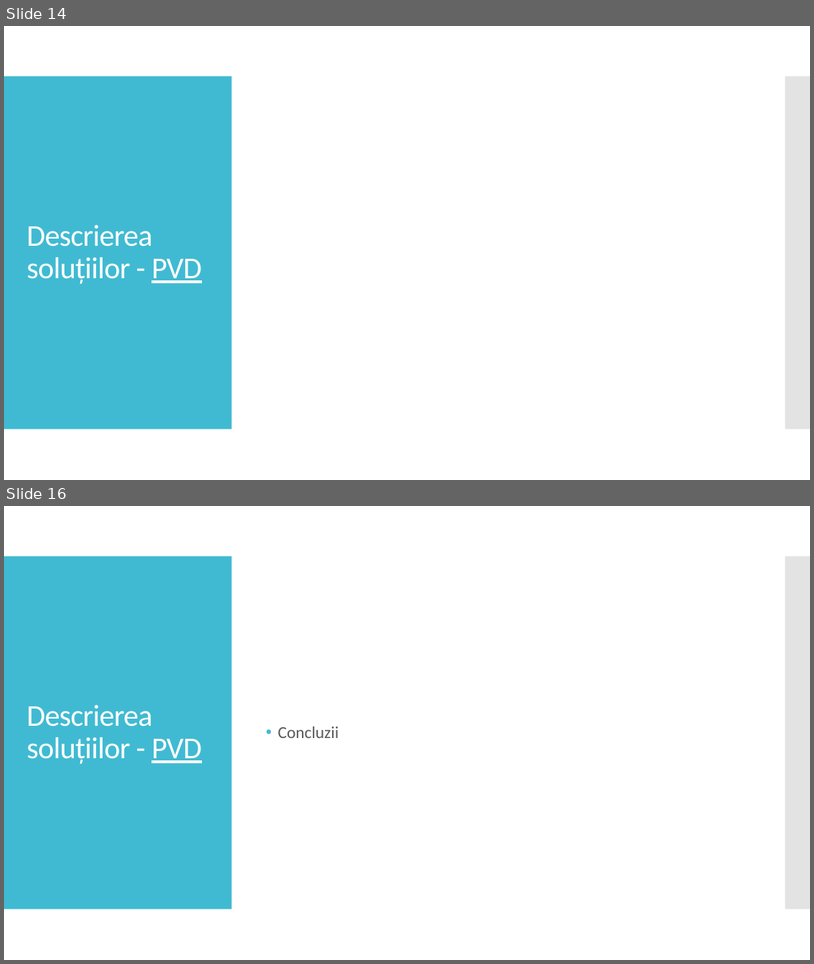
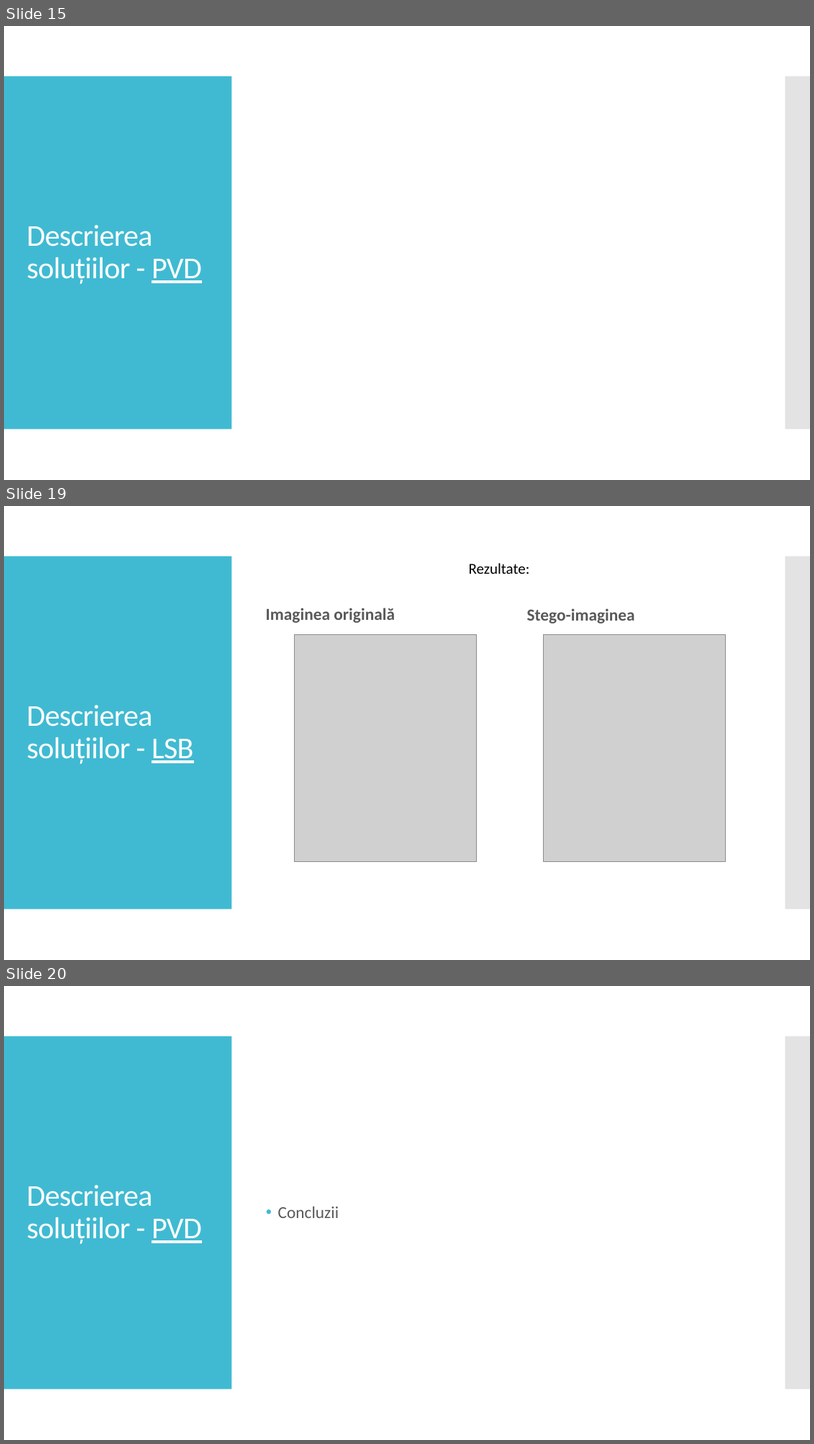
Before and after one commit to AlexDomnaru/StegoAlgorithms, a slide deck: Licenta2018DomnaruAlexandru/Prezentare.pptx. Shown one above the other, each under a label of ours: slides 14 and 16 before the commit, slides 15, 19 and 20 after it; the slides between them are not shown. The pictures are 814x964 and 814x1444 pixels, drawn with LibreOffice and Linux fonts; fonts in the diff are those of the drawing; grey boxes stand for pictures. Boxes give left, top, right and bottom in pixels: in the first picture for what was removed or moved away, otherwise in the second. Text is boxed around its words. In the diff, an @@ line names an element or a change of style, - is before the commit and + after.

```diff
--- a/Licenta2018DomnaruAlexandru/Prezentare.pptx
+++ b/Licenta2018DomnaruAlexandru/Prezentare.pptx
@@ slide 19 added at (x1=4, y1=506, x2=810, y2=960), background #FFFFFF; not listed: 2 template elements that a slide beside it also shows @@
@@ text added at (x1=469, y1=563, x2=530, y2=574), 18 pt, text #000000 @@
+Rezultate:
@@ text added at (x1=266, y1=608, x2=395, y2=623), 20 pt, text #595959, bold @@
+Imaginea originală
@@ text added at (x1=527, y1=608, x2=635, y2=623), 20 pt, text #595959, bold @@
+Stego-imaginea
@@ picture added at (x1=295, y1=634, x2=476, y2=861) @@
@@ picture added at (x1=544, y1=634, x2=725, y2=861) @@
@@ title added at (x1=27, y1=705, x2=193, y2=764), 36 pt, text #FFFFFF @@
+Descrierea soluțiilor - LSB
@@ what was slide 14 is now slide 15 @@
@@ what was slide 16 is now slide 20 @@
```
Also in this commit, not shown: 9 slides changed, 2 other slides added, 15 other files.
